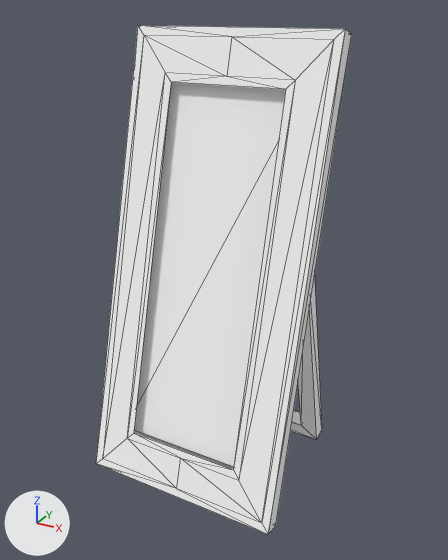
What one commit did to the glTF model public/3d/item/model__item__shop.ofs_3917_0/3917kg3_gs19.gltf.
Both versions are drawn from a 50 mm camera at (1.142, -2.028, 1.88) aimed at (0.031, -0.009, 0.87). The lights are fixed; the arrows at lower left show +X, +Y and +Z. The picture after the commit comes second. Mesh edges are drawn as thin lines.

Objects in the first picture: '3917kg3_gs19'.
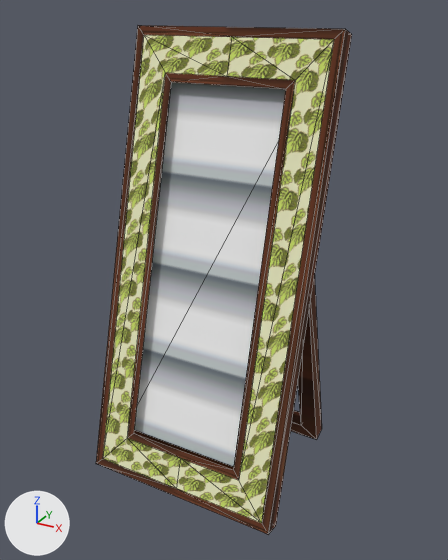
Boxes (x1, y1, x2, y2) around the edits, measured in the pictures (448 x 560 px):
'3917kg3_gs19', surface changed (darker)
    both: (96, 25, 352, 534)

What changed in the scene script:
```text
Add img_gs19_1:
    img_gs19_1 = load_image('gs19_1', '_unpacked/gs19_1', 32, 32, 'sRGB')
Add img_gs19_0:
    img_gs19_0 = load_image('gs19_0', '_unpacked/gs19_0', 32, 64, 'sRGB')
Add img_gs19_2:
    img_gs19_2 = load_image('gs19_2', '_unpacked/gs19_2', 32, 32, 'sRGB')
Change mat_gs19_2:
    remove mat_gs19_2.base_color = (1.0, 1.0, 1.0)  # white #ffffff
    add mat_gs19_2.texture = img_gs19_2
Change mat_gs19_0:
    remove mat_gs19_0.base_color = (1.0, 1.0, 1.0)  # white #ffffff
    add mat_gs19_0.texture = img_gs19_0
Change mat_gs19_1:
    remove mat_gs19_1.base_color = (1.0, 1.0, 1.0)  # white #ffffff
    add mat_gs19_1.texture = img_gs19_1
```
